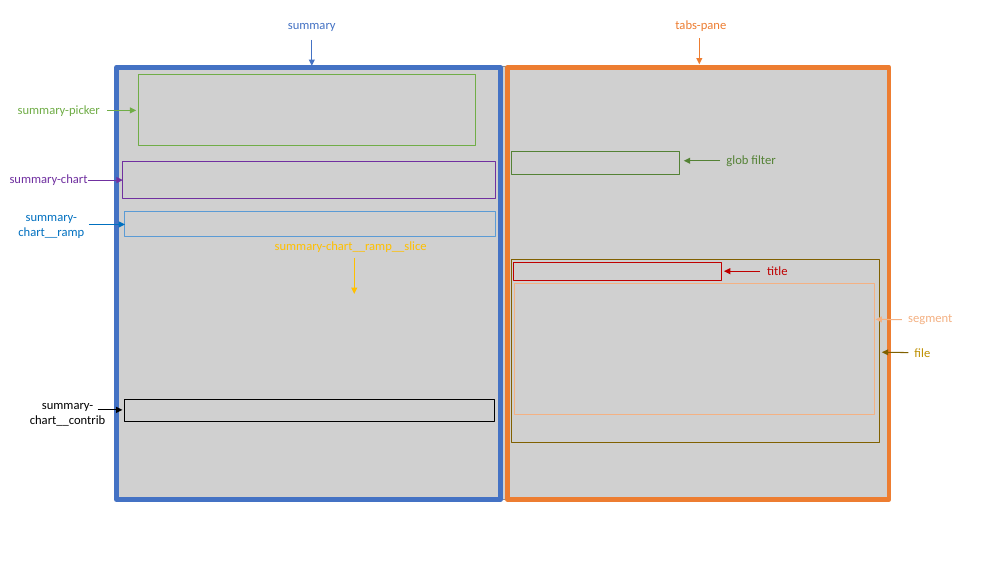
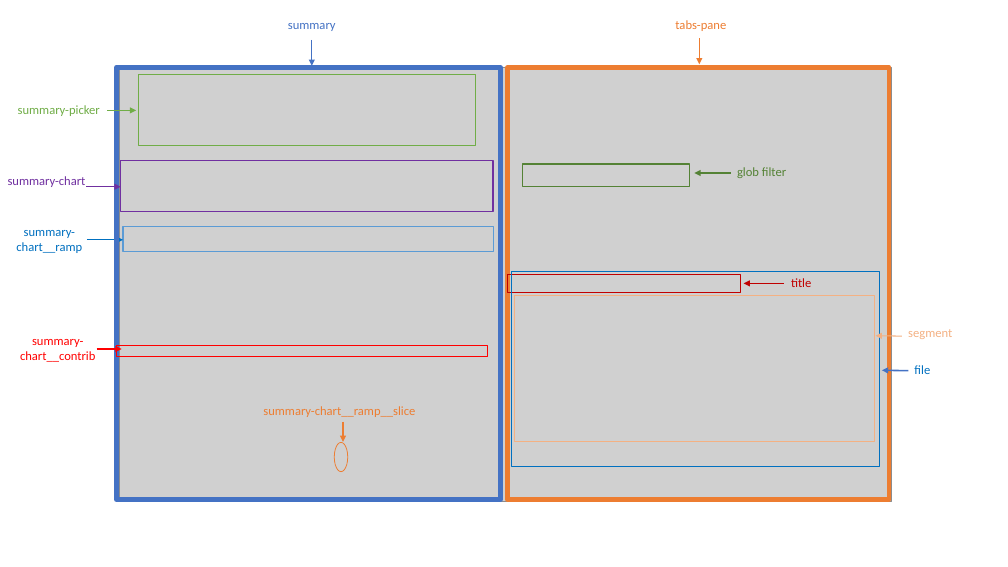
Before and after one commit to reposense/RepoSense, a slide deck: slide 1 of docs/diagrams/report-summary.pptx. Drawn at 1008x567 pixels with LibreOffice and Linux fonts; fonts in the diff are those of the drawing; grey boxes stand for pictures. Boxes give left, top, right and bottom in pixels: in the first picture for what was removed or moved away, otherwise in the second. Text is boxed around its words. In the diff, an @@ line names an element or a change of style, - is before the commit and + after.

```diff
--- a/docs/diagrams/report-summary.pptx
+++ b/docs/diagrams/report-summary.pptx
@@ rectangle: place and size @@
-rectangle at (123, 161, 495, 198)
+rectangle at (121, 161, 494, 212)
@@ 1 text, 1 rectangle, 1 arrow: place and size @@
-1 text, 1 rectangle, 1 arrow at (512, 152, 775, 175)
+1 text, 1 rectangle, 1 arrow at (523, 164, 786, 187)
@@ arrow moved from (88, 180) - (123, 180) to (86, 187) - (121, 187) @@
@@ rectangle: place and size @@
-rectangle at (513, 262, 721, 281)
+rectangle at (508, 274, 741, 293)
@@ rectangle: place and size @@
-rectangle at (512, 259, 880, 442)
+rectangle at (512, 271, 880, 467)
@@ rectangle at (512, 271, 880, 467): outline #806000 1 pt to #0070C0 0.75 pt @@
@@ rectangle: place and size @@
-rectangle at (515, 284, 875, 414)
+rectangle at (515, 296, 875, 442)
@@ arrow moved from (761, 271) - (724, 271) to (784, 284) - (744, 284) @@
@@ text "title": place and size @@
-text "title" at (767, 266, 787, 275)
+text "title" at (791, 278, 811, 287)
@@ text "summary-": place and size @@
-text "summary-" at (30, 403, 105, 426)
+text "summary-" at (20, 339, 95, 362)
@@ text "summary-" at (20, 339, 95, 362): text colour #000000 to #FF0000 @@
@@ arrow moved from (98, 410) - (123, 410) to (97, 349) - (122, 349) @@
@@ arrow (97, 349) - (122, 349): stroke #000000 1 pt to #FF0000 1.5 pt @@
@@ rectangle: place and size @@
-rectangle at (124, 399, 495, 422)
+rectangle at (116, 346, 487, 356)
@@ rectangle at (116, 346, 487, 356): outline #000000 0.75 pt to #FF0000 0.75 pt @@
@@ 3 texts, 2 arrows, 1 rectangle: place and size @@
-3 texts, 2 arrows, 1 rectangle at (18, 212, 952, 357)
+3 texts, 2 arrows, 1 rectangle at (16, 227, 952, 374)
@@ text "file" at (914, 365, 930, 374): text colour #BF9000 to #0070C0 @@
@@ arrow moved from (908, 352) - (882, 352) to (908, 371) - (882, 371) @@
@@ arrow (908, 371) - (882, 371): stroke #806000 1 pt to #4472C4 1.5 pt @@
@@ text "summary-chart__ramp__slice": place and size @@
-text "summary-chart__ramp__slice" at (275, 241, 427, 252)
+text "summary-chart__ramp__slice" at (263, 406, 415, 417)
@@ text "summary-chart__ramp__slice" at (263, 406, 415, 417): text colour #FFC000 to #ED7D31 @@
@@ ellipse added at (334, 442, 348, 472), outline #ED7D31 0.75 pt @@
@@ arrow moved from (355, 259) - (355, 294) to (343, 422) - (343, 442) @@
@@ arrow (343, 422) - (343, 442): stroke #FFC000 1 pt to #ED7D31 1.5 pt @@
```
Also in this commit, not shown: 7 other files.
